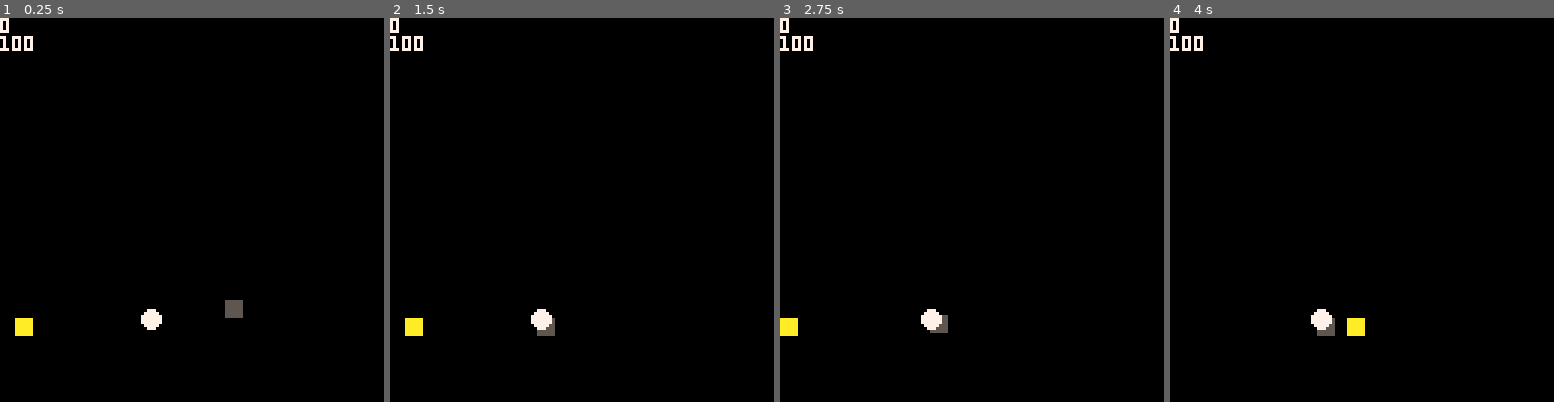
Above: before the commit, frames 1-4 (left to right).
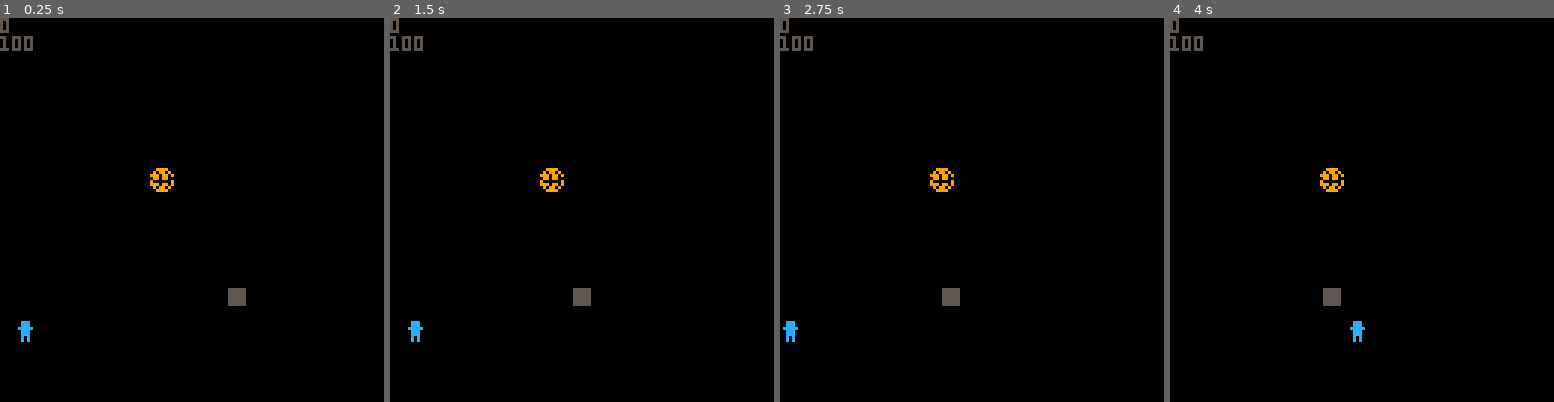
Above: after the commit, the same moments.

Repository: thoughtlesslabs/rejected
Game: PICO-8 cartridge rejected.p8
Same seed, same stepped clock (60 frames per second), same inputs: the game is played once before the commit and once after it.
Inputs:
- Up to frame 1 (0.25 s): no input
- Up to frame 2 (1.5 s): no input
- Up to frame 3 (2.75 s): hold Left 1.97-2.37 s; hold Down from 2.42 s (still down)
- Up to frame 4 (4 s): release Down at 2.82 s; hold Right 2.87-3.53 s; hold Up from 3.58 s (still down)

The runs differ from the first frame. In frame 1, 1.3% of the frame differs, in the area x 0-65%, y 0-85%; in frame 2, 1.3%, in the area x 0-53%, y 0-85%; in frame 3, 1.3%; in frame 4, 1.3%.

Commit message:
Small sprites for Tessa

Diff:
--- a/rejected.p8
+++ b/rejected.p8
@@ -6,8 +6,8 @@
 
 function _init()
 	comp={
-	 {name="jimbo",x=80,y=100},
-	 {name="tank",x=20,y=100}
+	 {name="jimbo",x=80,y=100,dx=0,dy=0},
+	 {name="tank",x=20,y=100,dx=0,dy=0}
 	 }
 	player={
 		name="you",x=5,y=60,dx=0,dy=0}
@@ -17,7 +17,7 @@
 
 	gravity = 0.9
 	friction = 0.6
-
+	jumping = false
 	current = 1
 end
 
@@ -31,9 +31,9 @@
 	cls()
 	print(player.dy)
 	print(player.y)
-	rectfill(player.x,player.y,player.x+5,player.y+5,10)
+	spr(1,player.x,player.y)
 	rectfill(comp[current].x,comp[current].y,comp[current].x+5,comp[current].y+5,5)
-	circfill(ball.x,ball.y,3,7)
+	spr(17,ball.x,ball.y)
 end
 
 function moveplayer()
@@ -59,17 +59,30 @@
 -- computer
 
 function moveai(cx,cy)
-	local speed,angle,dx,dy
-
+	local speed,angle,ccx,ccy
+	co = comp[current]
 	speed = 0.5
 
-	dx = cx - comp[current].x
-	dy = cy - comp[current].y
+	ccx = cx - co.x
+	ccy = cy - co.y
 
-	angle = atan2(dx,dy)
+	angle = atan2(ccx,ccy)
 
-	comp[current].x += cos(angle)*speed
-	comp[current].y += sin(angle)*speed
+	co.x += cos(angle)*speed
+	if ccy < 50 and not jumping then
+		jumping = true
+		co.dy -=1
+  co.y += sin(angle)*speed
+	end
+
+	co.dy += gravity
+	co.y += co.dy
+	co.x = mid(0,co.x,90)
+	co.y = mid(0,co.y,90)
+
+	if co.y >=100 then
+		co.dy = 0
+	end
 end
 
 function moveball()
@@ -78,17 +91,27 @@
 	ball.x += ball.dx
 	ball.y += ball.dy
 
-	ball.x = mid(0,ball.x,100)
-	ball.y = mid(0,ball.y,100)
+	ball.x = mid(0,ball.x,50)
+	ball.y = mid(0,ball.y,50)
 
 	if ball.y >=100 then
-		ball.dy = 0
+		ball.dy -= ball.dy
 	end
 end
 __gfx__
 00000000000000000000000000000000000000000000000000000000000000000000000000000000000000000000000000000000000000000000000000000000
-00000000000000000000000000000000000000000000000000000000000000000000000000000000000000000000000000000000000000000000000000000000
-00700700000000000000000000000000000000000000000000000000000000000000000000000000000000000000000000000000000000000000000000000000
-00077000000000000000000000000000000000000000000000000000000000000000000000000000000000000000000000000000000000000000000000000000
-00077000000000000000000000000000000000000000000000000000000000000000000000000000000000000000000000000000000000000000000000000000
-00700700000000000000000000000000000000000000000000000000000000000000000000000000000000000000000000000000000000000000000000000000
+0000000000ccc0000000000000000000000000000000000000000000000000000000000000000000000000000000000000000000000000000000000000000000
+0070070000ccc0000000000000000000000000000000000000000000000000000000000000000000000000000000000000000000000000000000000000000000
+000770000ccccc000000000000000000000000000000000000000000000000000000000000000000000000000000000000000000000000000000000000000000
+0007700000ccc0000000000000000000000000000000000000000000000000000000000000000000000000000000000000000000000000000000000000000000
+0070070000ccc0000000000000000000000000000000000000000000000000000000000000000000000000000000000000000000000000000000000000000000
+0000000000c0c0000000000000000000000000000000000000000000000000000000000000000000000000000000000000000000000000000000000000000000
+0000000000c0c0000000000000000000000000000000000000000000000000000000000000000000000000000000000000000000000000000000000000000000
+00000000009999000000000000000000000000000000000000000000000000000000000000000000000000000000000000000000000000000000000000000000
+00000000090990900000000000000000000000000000000000000000000000000000000000000000000000000000000000000000000000000000000000000000
+00000000999099090000000000000000000000000000000000000000000000000000000000000000000000000000000000000000000000000000000000000000
+00000000099099000000000000000000000000000000000000000000000000000000000000000000000000000000000000000000000000000000000000000000
+00000000900000090000000000000000000000000000000000000000000000000000000000000000000000000000000000000000000000000000000000000000
+00000000999099090000000000000000000000000000000000000000000000000000000000000000000000000000000000000000000000000000000000000000
+00000000090990900000000000000000000000000000000000000000000000000000000000000000000000000000000000000000000000000000000000000000
+00000000009999000000000000000000000000000000000000000000000000000000000000000000000000000000000000000000000000000000000000000000
